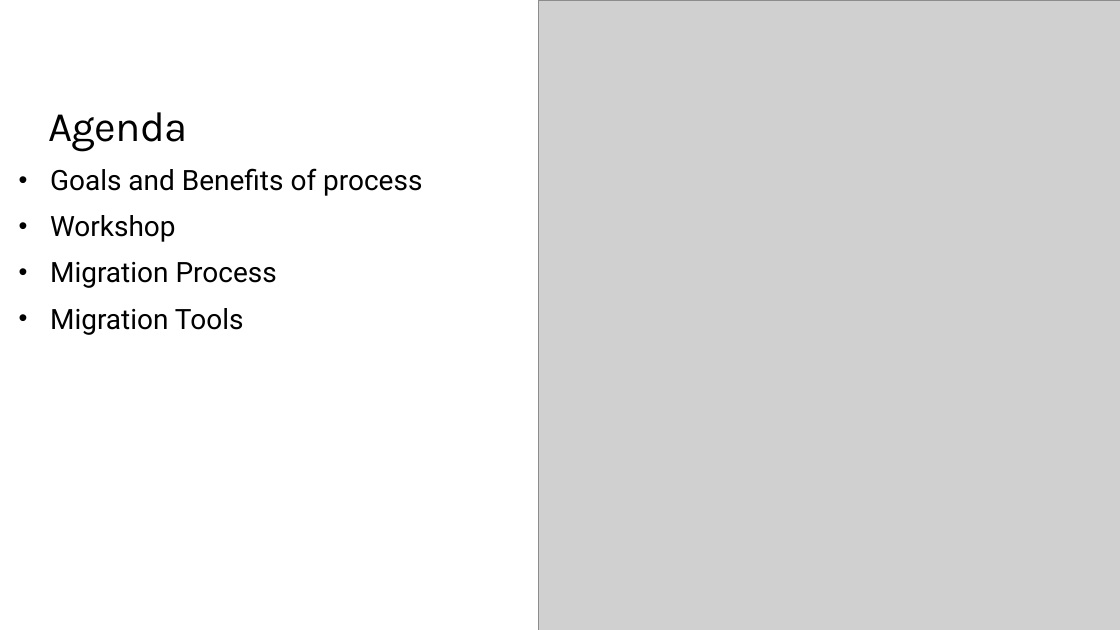
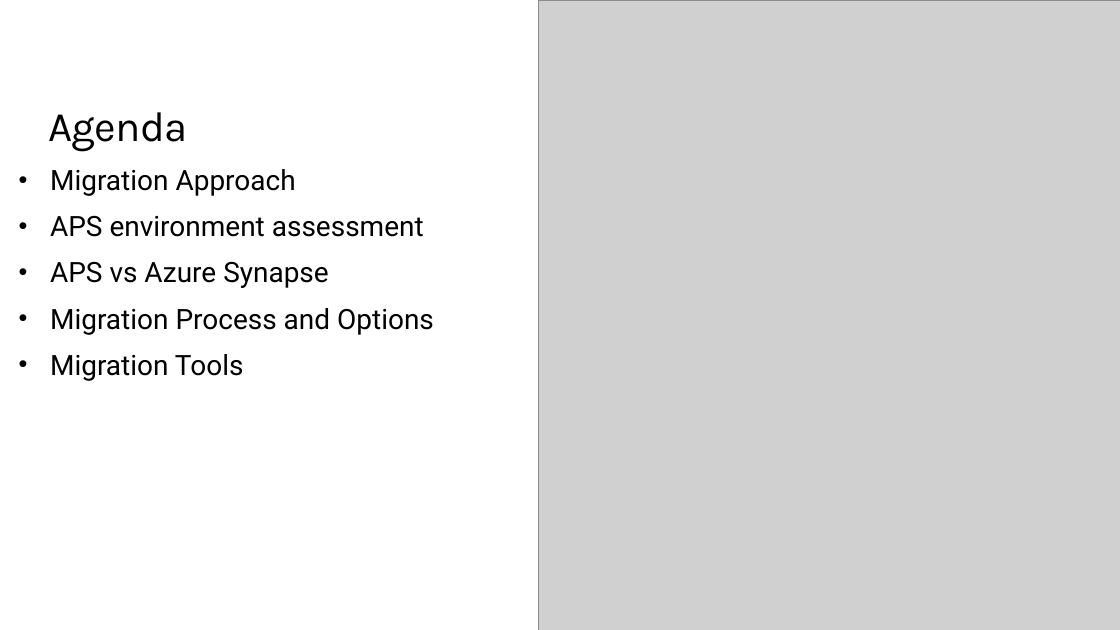
Before and after one commit to microsoft/AzureSynapseScriptsAndAccelerators, a slide deck: slide 2 of Migration/APS/APS2Synapse_Migration.pptx. Drawn at 1120x630 pixels with LibreOffice and Linux fonts; fonts in the diff are those of the drawing; grey boxes stand for pictures; background and template pictures are left out. Boxes give left, top, right and bottom in pixels: in the first picture for what was removed or moved away, otherwise in the second. Text is boxed around its words. In the diff, an @@ line names an element or a change of style, - is before the commit and + after.

```diff
--- a/Migration/APS/APS2Synapse_Migration.pptx
+++ b/Migration/APS/APS2Synapse_Migration.pptx
@@ text at box(50, 169, 434, 335): text changed @@
-• Goals and Benefits of process
-• Workshop
-• Migration Process
+• Migration Approach
+• APS environment assessment
+• APS vs Azure Synapse
+• Migration Process and Options
```
Also in this commit, not shown: 9 other slides changed, 1 slide added, 1 slide removed, 1 other file.
